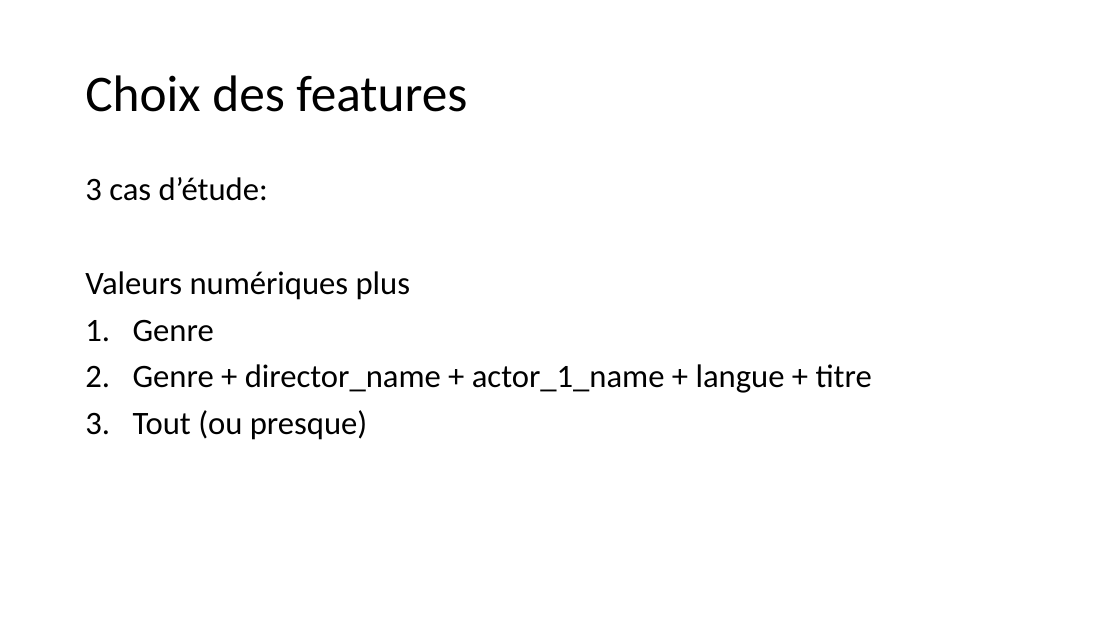
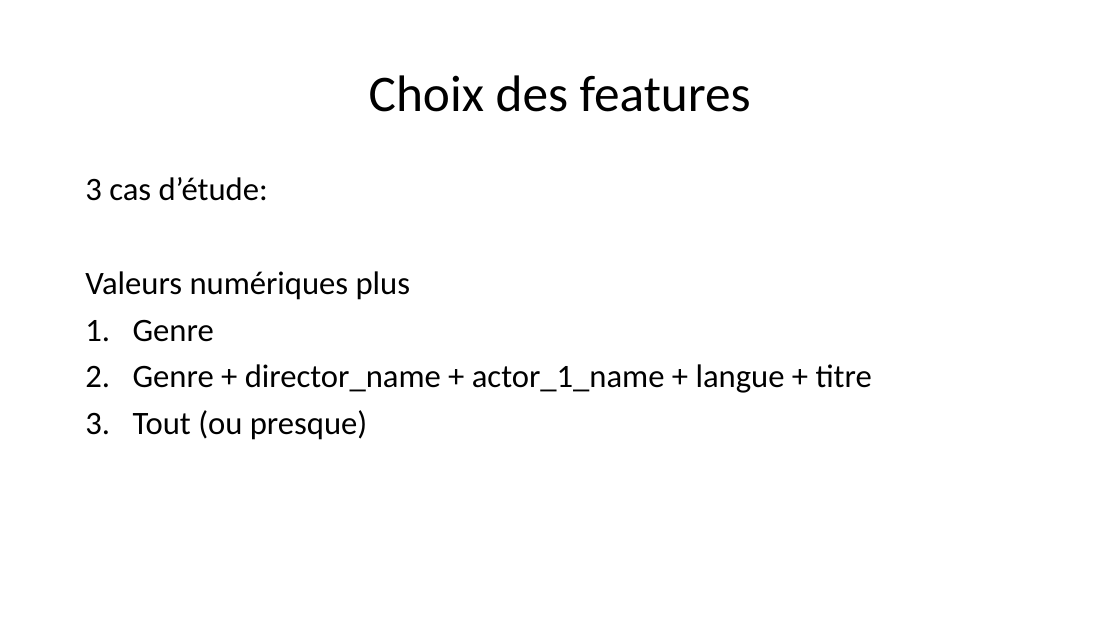
Before and after one commit to morganscao/Projet3, a slide deck: slide 12 of Rapport/Moteur de recommandations de films.pptx. Drawn at 1120x630 pixels with LibreOffice and Linux fonts; fonts in the diff are those of the drawing. Boxes give left, top, right and bottom in pixels: in the first picture for what was removed or moved away, otherwise in the second. Text is boxed around its words. In the diff, an @@ line names an element or a change of style, - is before the commit and + after.

```diff
--- a/Rapport/Moteur de recommandations de films.pptx
+++ b/Rapport/Moteur de recommandations de films.pptx
@@ title "Choix des features" at (369, 75, 751, 112): alignment left to centre @@
```
Also in this commit, not shown: 21 other slides changed, 2 slides added, 2 slides removed, 2 other files.
